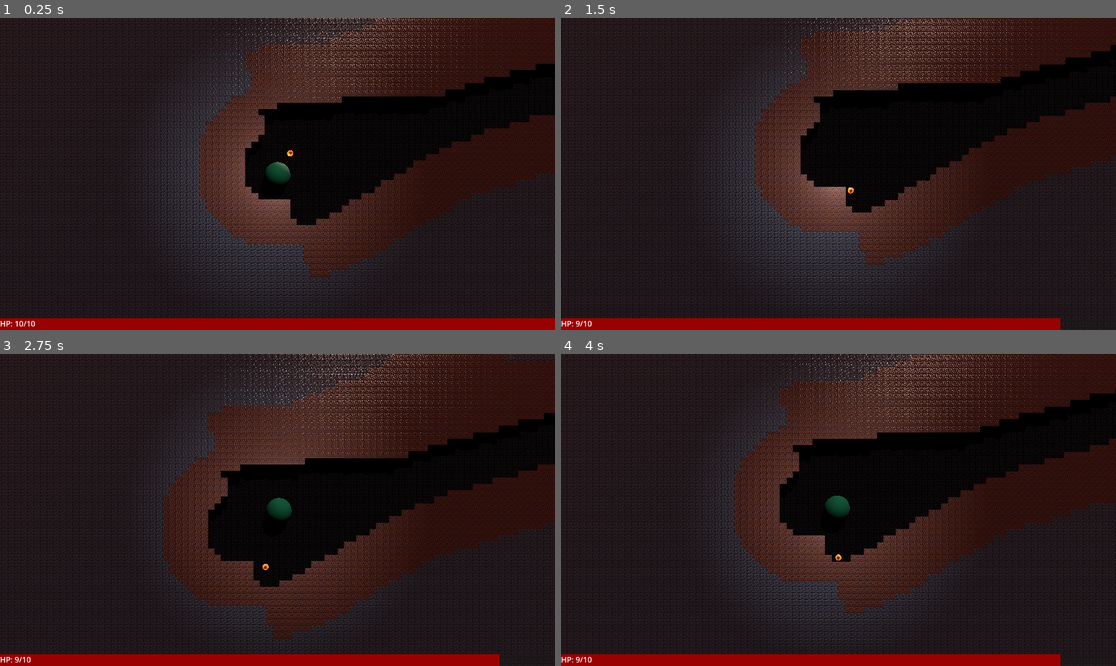
Above: before the commit, frames 1-4 (two rows, left to right).
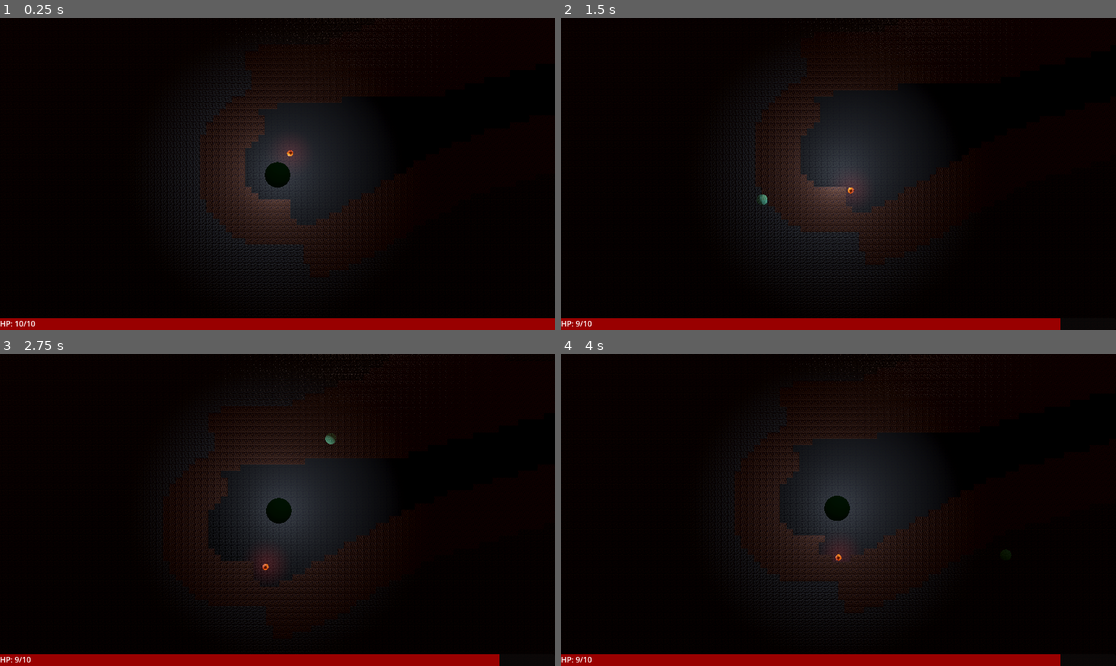
Above: after the commit, the same moments.

Repository: thesage1014/PJ2023-ave
Game: Godot game, scene res://scenes/GameWorld.tscn
Same seed, same stepped clock (60 frames per second), same inputs: the game is played once before the commit and once after it.
Inputs (mouse positions are in pixels of both pictures, inside the frame that each line leads up to):
- Up to frame 1 (0.25 s): no input
- Up to frame 2 (1.5 s): tap Enter (ui_accept) at 0.5, 0.77 s; move the mouse to (960, 158) at 0.52 s; hold Right (ui_right) 0.53-1.25 s; tap 1 (1) at 0.6 s; click (960, 158) at 0.67 s; tap 2 (2) at 0.8 s; drag from (727, 189) to (810, 236) at 1.27 s
- Up to frame 3 (2.75 s): tap Enter (ui_accept) at 2 s; move the mouse to (333, 441) at 2.02 s; hold Right (ui_right) from 2.03 s (still down); tap 1 (1) at 2.1 s; click (333, 441) at 2.17 s; tap 2 (2) at 2.3 s
- Up to frame 4 (4 s): release Right (ui_right) at 2.75 s; drag from (810, 572) to (672, 463) at 2.77 s; move the mouse to (1005, 556) at 3.52 s; press the mouse at (1005, 556) at 3.53 s; hold Left (ui_left) from 3.53 s (still down); tap Enter (ui_accept) at 3.77 s; tap 2 (2) at 3.8 s

The runs differ from the first frame. In frame 1, 72% of the frame differs, in the area x 0-100%, y 0-97%; in frame 2, 72%; in frame 3, 73%, in the area x 0-100%, y 0-100%; in frame 4, 72%.

Commit message:
opengl support is bad

Diff:
--- a/project.godot
+++ b/project.godot
@@ -104,3 +104,9 @@
 
 3d/default_gravity=14.0
 2d/default_gravity=15000.0
+
+[rendering]
+
+renderer/rendering_method="gl_compatibility"
+limits/opengl/max_renderable_lights=64
+limits/opengl/max_lights_per_object=64
--- a/scenes/Enemy.tscn
+++ b/scenes/Enemy.tscn
@@ -39,6 +39,7 @@
 light_color = Color(1, 0.34902, 0.34902, 1)
 
 [node name="Area3D" type="Area3D" parent="."]
+input_ray_pickable = false
 
 [node name="CollisionShape3D" type="CollisionShape3D" parent="Area3D"]
 shape = SubResource("SphereShape3D_vpikh")
--- a/scenes/GameWorld.tscn
+++ b/scenes/GameWorld.tscn
@@ -34,7 +34,9 @@
 [sub_resource type="Environment" id="Environment_8kjp8"]
 background_mode = 2
 sky = SubResource("Sky_kjhyb")
-ambient_light_source = 1
+ambient_light_source = 2
+ambient_light_color = Color(0.976471, 0.745098, 0.415686, 1)
+ambient_light_energy = 0.01
 tonemap_mode = 2
 glow_enabled = true
 
@@ -93,14 +95,16 @@
 light_color = Color(1, 0.854902, 0.811765, 1)
 light_energy = 0.01
 light_indirect_energy = 0.0
+directional_shadow_max_distance = 0.0
 
 [node name="DirectionalLight3DPlayer" type="DirectionalLight3D" parent="."]
 transform = Transform3D(0.962099, -0.0832453, 0.259684, -0.121145, 0.722671, 0.680493, -0.244314, -0.686161, 0.685196, 4.76837e-07, 3.67372, 4.98184)
+visible = false
+layers = 2
 light_color = Color(1, 0.854902, 0.811765, 1)
 light_energy = 0.1
 light_indirect_energy = 0.0
 light_cull_mask = 4294966274
-shadow_enabled = true
 
 [node name="UI" type="Control" parent="." node_paths=PackedStringArray("player", "hp", "hpText")]
 layout_mode = 3
@@ -109,6 +113,7 @@
 anchor_bottom = 1.0
 grow_horizontal = 2
 grow_vertical = 2
+mouse_filter = 2
 theme = SubResource("Theme_8ectw")
 script = ExtResource("7_mhksk")
 player = NodePath("../Player")
@@ -122,9 +127,11 @@
 anchor_bottom = 1.0
 grow_horizontal = 2
 grow_vertical = 2
+mouse_filter = 2
 
 [node name="HBoxContainer" type="HBoxContainer" parent="UI/VBoxContainer"]
 layout_mode = 2
+mouse_filter = 2
 
 [node name="Label" type="Label" parent="UI/VBoxContainer/HBoxContainer"]
 visible = false
@@ -134,12 +141,14 @@
 [node name="HBoxContainer2" type="HBoxContainer" parent="UI/VBoxContainer"]
 layout_mode = 2
 size_flags_vertical = 10
+mouse_filter = 2
 
 [node name="ProgressBar" type="ProgressBar" parent="UI/VBoxContainer/HBoxContainer2"]
 custom_minimum_size = Vector2(0, 25)
 layout_mode = 2
 size_flags_horizontal = 3
 size_flags_vertical = 1
+mouse_filter = 2
 theme = ExtResource("8_5125l")
 value = 50.0
 show_percentage = false
--- a/scenes/Player.tscn
+++ b/scenes/Player.tscn
@@ -6,6 +6,8 @@
 [sub_resource type="StandardMaterial3D" id="StandardMaterial3D_k02db"]
 albedo_color = Color(0.278431, 0.745098, 0.603922, 1)
 emission = Color(1, 1, 1, 1)
+backlight_enabled = true
+backlight = Color(0.231373, 0.231373, 0.231373, 1)
 
 [sub_resource type="SphereMesh" id="SphereMesh_je60j"]
 material = SubResource("StandardMaterial3D_k02db")
--- a/scripts/Enemy.gd
+++ b/scripts/Enemy.gd
@@ -15,10 +15,16 @@
 			jumpTimer = 0
 	jumpTimer += delta
 
+func _process(delta):
+	if !target:
+		$OmniLight3D.light_cull_mask = 0
+		$OmniLight3D.layers = 0
+
 func _on_area_3d_body_entered(body):
 	if body is Player:
+		$OmniLight3D.light_cull_mask = 1
+		$OmniLight3D.layers = 1
 		target = body
-
 
 func _on_body_entered(body):
 	if body is Player:
--- a/scripts/MapBuilder.gd
+++ b/scripts/MapBuilder.gd
@@ -73,8 +73,11 @@
 func rebuild_world():
 	Singleton.player.respawn()
 	gridMap.clear()
+	for _child in get_children():
+		if _child is Powerup or _child is Enemy or _child is Exit:
+			_child.queue_free()
 	for _child in noiseViewport.get_children():
-		if _child is Line2D or _child is TextureRect or _child is Powerup or _child is Enemy or _child is Exit:
+		if _child is Line2D or _child is TextureRect:
 			_child.queue_free()
 	_place_lines()
 	load("res://graphics/noisebase.tres").seed = randi()
Not shown: 4 places in models/gridMapTiles.tres that only renumber resources
